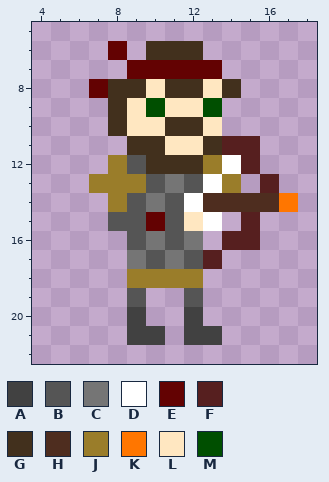
File history of a pixel-art sprite, res/images/creature/marksman/attack1.png. The picture above was drawn from the file before the commit.
The file is 24x24 pixels. Shown: x 4..18, y 5..22.
Palette (. is transparent): A #414141  B #555555  C #757575  D #ffffff  E #630202  F #561f1f  G #42301d  H #4e2d1f  J #9a7d2a  K #ff7600  L #ffe7c1  M #004f00
Now the later version:
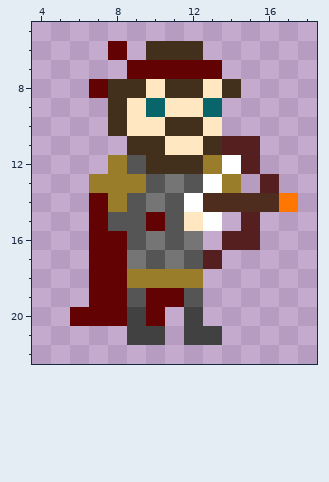
Change:
Colour M changes from #004f00 to #08666b.
There is now colour E in rows 14 to 15 at x 7; in rows 16 to 18 at x 7 to 8; in row 19 at x 7 to 8 and 10 to 11; in row 20 at x 6 to 8 and 10.
